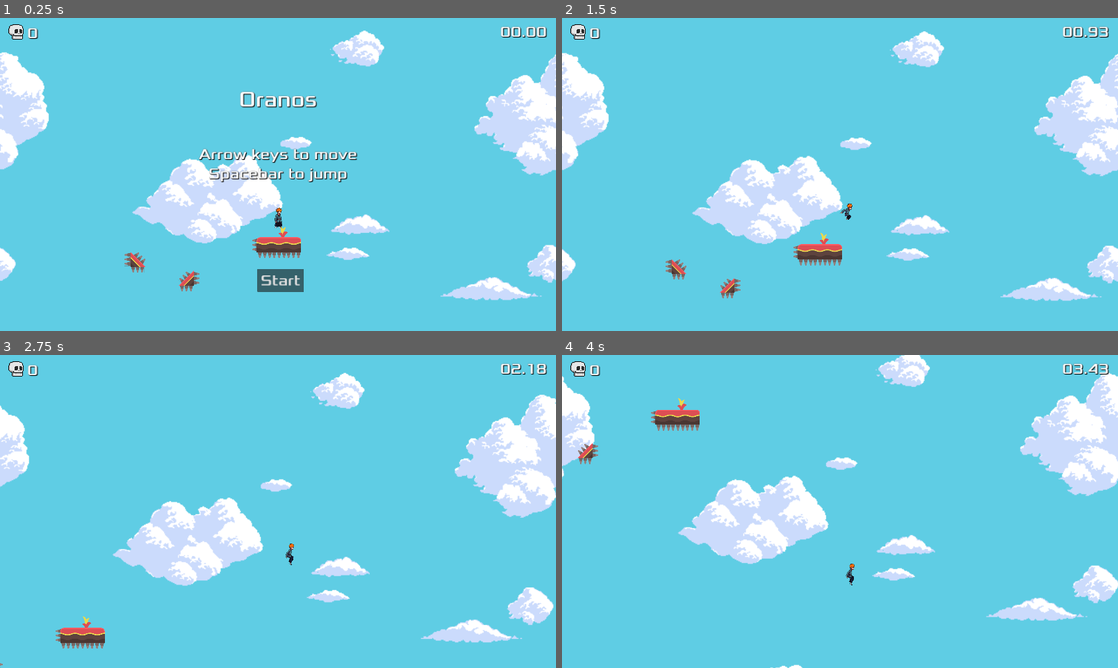
Above: before the commit, frames 1-4 (two rows, left to right).
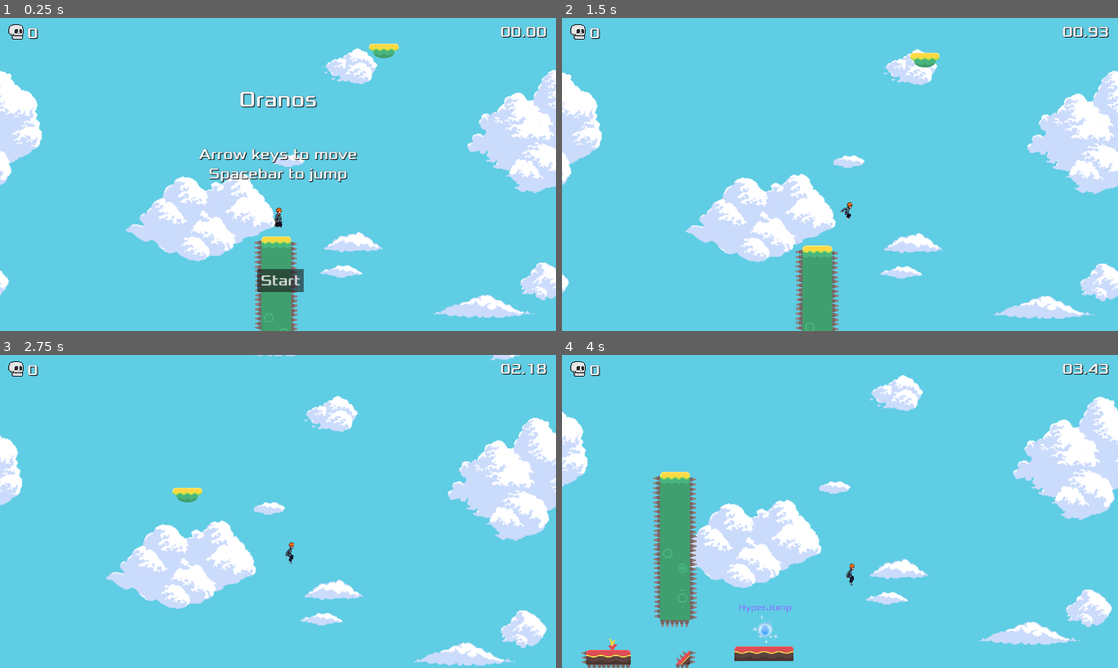
Above: after the commit, the same moments.

Repository: AlexLaviolette/platformer
Game: Godot game, scene res://world.tscn
Same seed, same stepped clock (60 frames per second), same inputs: the game is played once before the commit and once after it.
Inputs:
- Up to frame 1 (0.25 s): no input
- Up to frame 2 (1.5 s): click "Start" at 0.5 s; tap Enter (enter) at 1.25 s; hold Right (move_right) from 1.28 s (still down); hold Space (jump) from 1.28 s (still down)
- Up to frame 3 (2.75 s): keep holding Right (move_right); release Space (jump) at 2.03 s; tap D (dash) at 2.1 s; tap Space (jump) at 2.27, 2.3, 2.57 s
- Up to frame 4 (4 s): release Right (move_right) at 2.78 s; hold Left (move_left) 2.78-3.53 s; hold Space (jump) 2.78-3.53 s; tap Enter (enter) at 2.85 s; hold Right (move_right) from 3.53 s (still down); tap Space (jump) at 3.6, 3.77 s

The runs differ from the first frame. In frame 1, 17% of the frame differs, in the area x 0-100%, y 4-100%; in frame 2, 17%; in frame 3, 17%; in frame 4, 21%, in the area x 0-100%, y 0-100%.

Commit message:
Hyperjump

Diff:
--- a/player.gd
+++ b/player.gd
@@ -8,10 +8,13 @@
 @export var wall_friction = 20 # When you have wall jump you "cling" to walls
 @export var dash_distance = 350
 @export var spike_force = 900
-
+@export var hyper_jump_boost = 22
+
+# Powerups
 @export var double_jump = false
 @export var wall_jump = false
 @export var dash = false
+@export var hyper_jump = false
 
 var extra_jumps = 0
 var dashes = 0
@@ -127,7 +130,10 @@
 		play_jump_sound()
 	elif Input.is_action_pressed("jump"):
 		if velocity.y < 0:
-			velocity.y -= jump_hover
+			if hyper_jump:
+				velocity.y -= hyper_jump_boost
+			else:
+				velocity.y -= jump_hover
 
 	velocity.x = move_toward(velocity.x, max_speed * horizontal_direction, acceleration)
 
@@ -205,3 +211,7 @@
 	velocity.y = direction.y * spike_force
 
 	dashing = false
+
+
+func _on_hyper_jump_collected():
+	hyper_jump = true
--- a/world.tscn
+++ b/world.tscn
@@ -1065,13 +1065,14 @@
 
 [node name="Player" parent="." instance=ExtResource("1_jl6in")]
 z_index = 1
-position = Vector2(6628, -23246)
+position = Vector2(6927, -24010)
 scale = Vector2(2.2, 2.2)
 floor_stop_on_slope = false
 floor_max_angle = 0.802851
 double_jump = true
 wall_jump = true
 dash = true
+hyper_jump = true
 
 [node name="GrassSection" type="TileMap" parent="."]
 tile_set = SubResource("TileSet_nc7fx")
@@ -1223,7 +1224,7 @@
 tile_set = ExtResource("7_n67yc")
 format = 2
 layer_0/name = "Environment"
-layer_0/tile_data = PackedInt32Array(-75890371, 131072, 0, - …(4506 unchanged characters)… 4764638, 196608, 0, -95026785, 720896, 1)
+layer_0/tile_data = PackedInt32Array(-75890371, 131072, 0, - …(4506 unchanged characters)… 4764638, 196608, 0, -95026785, 720896, 1, -95551058, 0, 3, -95551054, 0, 3, -95813202, 0, 3, -95813198, 0, 4, -96075346, 0, 3, -96075342, 0, 3, -96337486, 0, 5, -96337490, 0, 3, -96599630, 0, 3, -96599634, 0, 4, -94830142, 65536, 0, -94830138, 131072, 0, -94830134, 131072, 0, -94830130, 196608, 0, -95878734, 0, 4, -96861778, 0, 3, -97123922, 0, 3, -97386066, 0, 3, -97648210, 0, 3, -97648206, 0, 3, -94764622, 196608, 1, -96861774, 0, 3, -97123918, 0, 3, -97386062, 0, 3, -97910354, 65536, 3, -97910350, 196608, 3)
 layer_1/name = "Spikes"
 layer_1/tile_data = PackedInt32Array()
 
@@ -2136,6 +2137,18 @@
 rotation = 3.14159
 scale = Vector2(1, 1.269)
 
+[node name="Spike162" parent="DashSection/SpikeSection4" instance=ExtResource("8_3nmbf")]
+z_index = -1
+position = Vector2(6887, -23273)
+rotation = 3.14159
+scale = Vector2(1, 1.269)
+
+[node name="Spike163" parent="DashSection/SpikeSection4" instance=ExtResource("8_3nmbf")]
+z_index = -1
+position = Vector2(6949, -23273)
+rotation = 3.14159
+scale = Vector2(1, 1.269)
+
 [node name="Spike155" parent="DashSection/SpikeSection4" instance=ExtResource("8_3nmbf")]
 z_index = -1
 position = Vector2(6022, -23022)
@@ -2148,6 +2161,24 @@
 rotation = 1.5708
 scale = Vector2(0.9, 1.142)
 
+[node name="Spike170" parent="DashSection/SpikeSection4" instance=ExtResource("8_3nmbf")]
+z_index = -1
+position = Vector2(6949, -23129)
+rotation = -0.785398
+scale = Vector2(0.9, 1.142)
+
+[node name="Spike171" parent="DashSection/SpikeSection4" instance=ExtResource("8_3nmbf")]
+z_index = -1
+position = Vector2(6951, -23085)
+rotation = 3.14159
+scale = Vector2(0.9, 1.142)
+
+[node name="Spike172" parent="DashSection/SpikeSection4" instance=ExtResource("8_3nmbf")]
+z_index = -1
+position = Vector2(6993, -23128)
+rotation = 1.5708
+scale = Vector2(0.9, 1.142)
+
 [node name="Spike156" parent="DashSection/SpikeSection4" instance=ExtResource("8_3nmbf")]
 z_index = -1
 position = Vector2(5979, -23065)
@@ -2159,6 +2190,147 @@
 position = Vector2(6530, -23127)
 rotation = -1.5708
 scale = Vector2(0.9, 1.142)
+
+[node name="Spike164" parent="DashSection/SpikeSection4" instance=ExtResource("8_3nmbf")]
+z_index = -1
+position = Vector2(6845, -23327)
+rotation = -1.5708
+scale = Vector2(1, 1.269)
+
+[node name="Spike165" parent="DashSection/SpikeSection4" instance=ExtResource("8_3nmbf")]
+z_index = -1
+position = Vector2(6845, -23389)
+rotation = -1.5708
+scale = Vector2(1, 1.269)
+
+[node name="Spike166" parent="DashSection/SpikeSection4" instance=ExtResource("8_3nmbf")]
+z_index = -1
+position = Vector2(6844, -23451)
+rotation = -1.5708
+scale = Vector2(1, 1.269)
+
+[node name="Spike167" parent="DashSection/SpikeSection4" instance=ExtResource("8_3nmbf")]
+z_index = -1
+position = Vector2(6844, -23513)
+rotation = -1.5708
+scale = Vector2(1, 1.269)
+
+[node name="Spike168" parent="DashSection/SpikeSection4" instance=ExtResource("8_3nmbf")]
+z_index = -1
+position = Vector2(6842, -23573)
+rotation = -1.5708
+scale = Vector2(1, 1.269)
+
+[node name="Spike169" parent="DashSection/SpikeSection4" instance=ExtResource("8_3nmbf")]
+z_index = -1
+position = Vector2(6842, -23635)
+rotation = -1.5708
+scale = Vector2(1, 1.269)
+
+[node name="Spike173" parent="DashSection/SpikeSection4" instance=ExtResource("8_3nmbf")]
+z_index = -1
+position = Vector2(6844, -23633)
+rotation = -1.5708
+scale = Vector2(1, 1.269)
+
+[node name="Spike174" parent="DashSection/SpikeSection4" instance=ExtResource("8_3nmbf")]
+z_index = -1
+position = Vector2(6843, -23695)
+rotation = -1.5708
+scale = Vector2(1, 1.269)
+
+[node name="Spike175" parent="DashSection/SpikeSection4" instance=ExtResource("8_3nmbf")]
+z_index = -1
+position = Vector2(6843, -23757)
+rotation = -1.5708
+scale = Vector2(1, 1.269)
+
+[node name="Spike176" parent="DashSection/SpikeSection4" instance=ExtResource("8_3nmbf")]
+z_index = -1
+position = Vector2(6841, -23817)
+rotation = -1.5708
+scale = Vector2(1, 1.269)
+
+[node name="Spike177" parent="DashSection/SpikeSection4" instance=ExtResource("8_3nmbf")]
+z_index = -1
+position = Vector2(6841, -23879)
+rotation = -1.5708
+scale = Vector2(1, 1.269)
+
+[node name="Spike178" parent="DashSection/SpikeSection4" instance=ExtResource("8_3nmbf")]
+z_index = -1
+position = Vector2(6998, -23322)
+rotation = 1.5708
+scale = Vector2(1, 1.269)
+
+[node name="Spike179" parent="DashSection/SpikeSection4" instance=ExtResource("8_3nmbf")]
+z_index = -1
+position = Vector2(6998, -23384)
+rotation = 1.5708
+scale = Vector2(1, 1.269)
+
+[node name="Spike180" parent="DashSection/SpikeSection4" instance=ExtResource("8_3nmbf")]
+z_index = -1
+position = Vector2(6997, -23446)
+rotation = 1.5708
+scale = Vector2(1, 1.269)
+
+[node name="Spike181" parent="DashSection/SpikeSection4" instance=ExtResource("8_3nmbf")]
+z_index = -1
+position = Vector2(6997, -23508)
+rotation = 1.5708
+scale = Vector2(1, 1.269)
+
+[node name="Spike182" parent="DashSection/SpikeSection4" instance=ExtResource("8_3nmbf")]
+z_index = -1
+position = Vector2(6995, -23568)
+rotation = 1.5708
+scale = Vector2(1, 1.269)
+
+[node name="Spike183" parent="DashSection/SpikeSection4" instance=ExtResource("8_3nmbf")]
+z_index = -1
+position = Vector2(6995, -23630)
+rotation = 1.5708
+scale = Vector2(1, 1.269)
+
+[node name="Spike184" parent="DashSection/SpikeSection4" instance=ExtResource("8_3nmbf")]
+z_index = -1
+position = Vector2(6997, -23628)
+rotation = 1.5708
+scale = Vector2(1, 1.269)
+
+[node name="Spike185" parent="DashSection/SpikeSection4" instance=ExtResource("8_3nmbf")]
+z_index = -1
+position = Vector2(6996, -23690)
+rotation = 1.5708
+scale = Vector2(1, 1.269)
+
+[node name="Spike186" parent="DashSection/SpikeSection4" instance=ExtResource("8_3nmbf")]
+z_index = -1
+position = Vector2(6996, -23752)
+rotation = 1.5708
+scale = Vector2(1, 1.269)
+
+[node name="Spike187" parent="DashSection/SpikeSection4" instance=ExtResource("8_3nmbf")]
+z_index = -1
+position = Vector2(6994, -23812)
+rotation = 1.5708
+scale = Vector2(1, 1.269)
+
+[node name="Spike188" parent="DashSection/SpikeSection4" instance=ExtResource("8_3nmbf")]
+z_index = -1
+position = Vector2(6994, -23874)
+rotation = 1.5708
+scale = Vector2(1, 1.269)
+
+[node name="HyperJump" parent="." instance=ExtResource("3_lmjtp")]
+position = Vector2(7308, -23248)
+scale = Vector2(0.3, 0.3)
+
+[node name="HyperSection" type="TileMap" parent="."]
+tile_set = ExtResource("7_n67yc")
+format = 2
+layer_0/tile_data = PackedInt32Array(-101318197, 458752, 4, -101318193, 524288, 4)
 
 [connection signal="collected" from="DoubleJump" to="Player" method="_on_double_jump_collected"]
 [connection signal="collected" from="WallJump" to="Player" method="_on_wall_jump_collected"]
@@ -2319,7 +2491,35 @@
 [connection signal="spiked" from="DashSection/SpikeSection4/Spike159" to="Player" method="_on_spike_spiked"]
 [connection signal="spiked" from="DashSection/SpikeSection4/Spike160" to="Player" method="_on_spike_spiked"]
 [connection signal="spiked" from="DashSection/SpikeSection4/Spike161" to="Player" method="_on_spike_spiked"]
+[connection signal="spiked" from="DashSection/SpikeSection4/Spike162" to="Player" method="_on_spike_spiked"]
+[connection signal="spiked" from="DashSection/SpikeSection4/Spike163" to="Player" method="_on_spike_spiked"]
 [connection signal="spiked" from="DashSection/SpikeSection4/Spike155" to="Player" method="_on_spike_spiked"]
 [connection signal="spiked" from="DashSection/SpikeSection4/Spike154" to="Player" method="_on_spike_spiked"]
+[connection signal="spiked" from="DashSection/SpikeSection4/Spike170" to="Player" method="_on_spike_spiked"]
+[connection signal="spiked" from="DashSection/SpikeSection4/Spike171" to="Player" method="_on_spike_spiked"]
+[connection signal="spiked" from="DashSection/SpikeSection4/Spike172" to="Player" method="_on_spike_spiked"]
 [connection signal="spiked" from="DashSection/SpikeSection4/Spike156" to="Player" method="_on_spike_spiked"]
 [connection signal="spiked" from="DashSection/SpikeSection4/Spike158" to="Player" method="_on_spike_spiked"]
+[connection signal="spiked" from="DashSection/SpikeSection4/Spike164" to="Player" method="_on_spike_spiked"]
+[connection signal="spiked" from="DashSection/SpikeSection4/Spike165" to="Player" method="_on_spike_spiked"]
+[connection signal="spiked" from="DashSection/SpikeSection4/Spike166" to="Player" method="_on_spike_spiked"]
+[connection signal="spiked" from="DashSection/SpikeSection4/Spike167" to="Player" method="_on_spike_spiked"]
+[connection signal="spiked" from="DashSection/SpikeSection4/Spike168" to="Player" method="_on_spike_spiked"]
+[connection signal="spiked" from="DashSection/SpikeSection4/Spike169" to="Player" method="_on_spike_spiked"]
+[connection signal="spiked" from="DashSection/SpikeSection4/Spike173" to="Player" method="_on_spike_spiked"]
+[connection signal="spiked" from="DashSection/SpikeSection4/Spike174" to="Player" method="_on_spike_spiked"]
+[connection signal="spiked" from="DashSection/SpikeSection4/Spike175" to="Player" method="_on_spike_spiked"]
+[connection signal="spiked" from="DashSection/SpikeSection4/Spike176" to="Player" method="_on_spike_spiked"]
+[connection signal="spiked" from="DashSection/SpikeSection4/Spike177" to="Player" method="_on_spike_spiked"]
+[connection signal="spiked" from="DashSection/SpikeSection4/Spike178" to="Player" method="_on_spike_spiked"]
+[connection signal="spiked" from="DashSection/SpikeSection4/Spike179" to="Player" method="_on_spike_spiked"]
+[connection signal="spiked" from="DashSection/SpikeSection4/Spike180" to="Player" method="_on_spike_spiked"]
+[connection signal="spiked" from="DashSection/SpikeSection4/Spike181" to="Player" method="_on_spike_spiked"]
+[connection signal="spiked" from="DashSection/SpikeSection4/Spike182" to="Player" method="_on_spike_spiked"]
+[connection signal="spiked" from="DashSection/SpikeSection4/Spike183" to="Player" method="_on_spike_spiked"]
+[connection signal="spiked" from="DashSection/SpikeSection4/Spike184" to="Player" method="_on_spike_spiked"]
+[connection signal="spiked" from="DashSection/SpikeSection4/Spike185" to="Player" method="_on_spike_spiked"]
+[connection signal="spiked" from="DashSection/SpikeSection4/Spike186" to="Player" method="_on_spike_spiked"]
+[connection signal="spiked" from="DashSection/SpikeSection4/Spike187" to="Player" method="_on_spike_spiked"]
+[connection signal="spiked" from="DashSection/SpikeSection4/Spike188" to="Player" method="_on_spike_spiked"]
+[connection signal="collected" from="HyperJump" to="Player" method="_on_hyper_jump_collected"]
